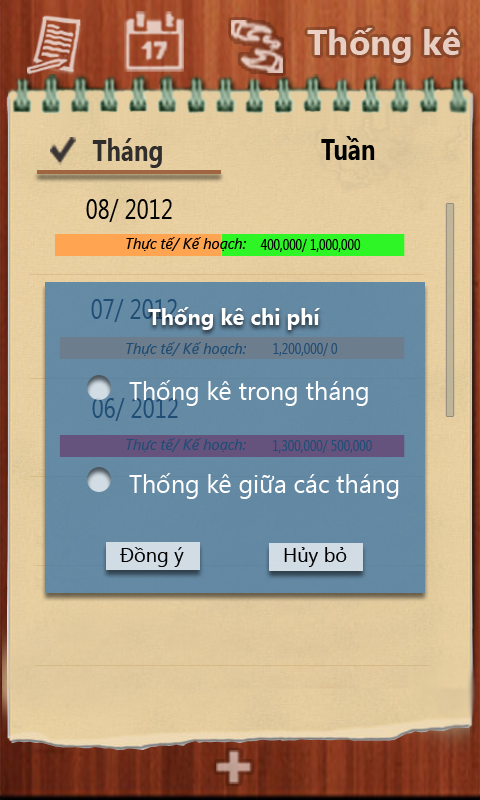
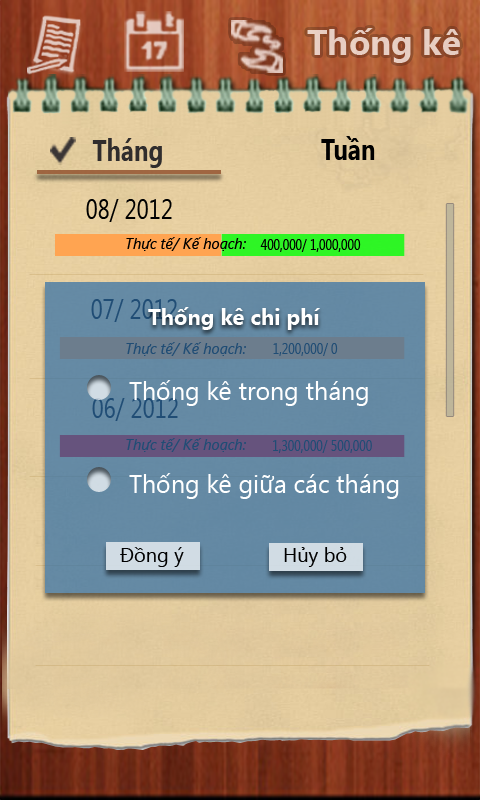
The second 480x800 image is a revision of the first. Changes to its layers:
hid "Layer 11" over bbox(216, 750, 252, 784)
